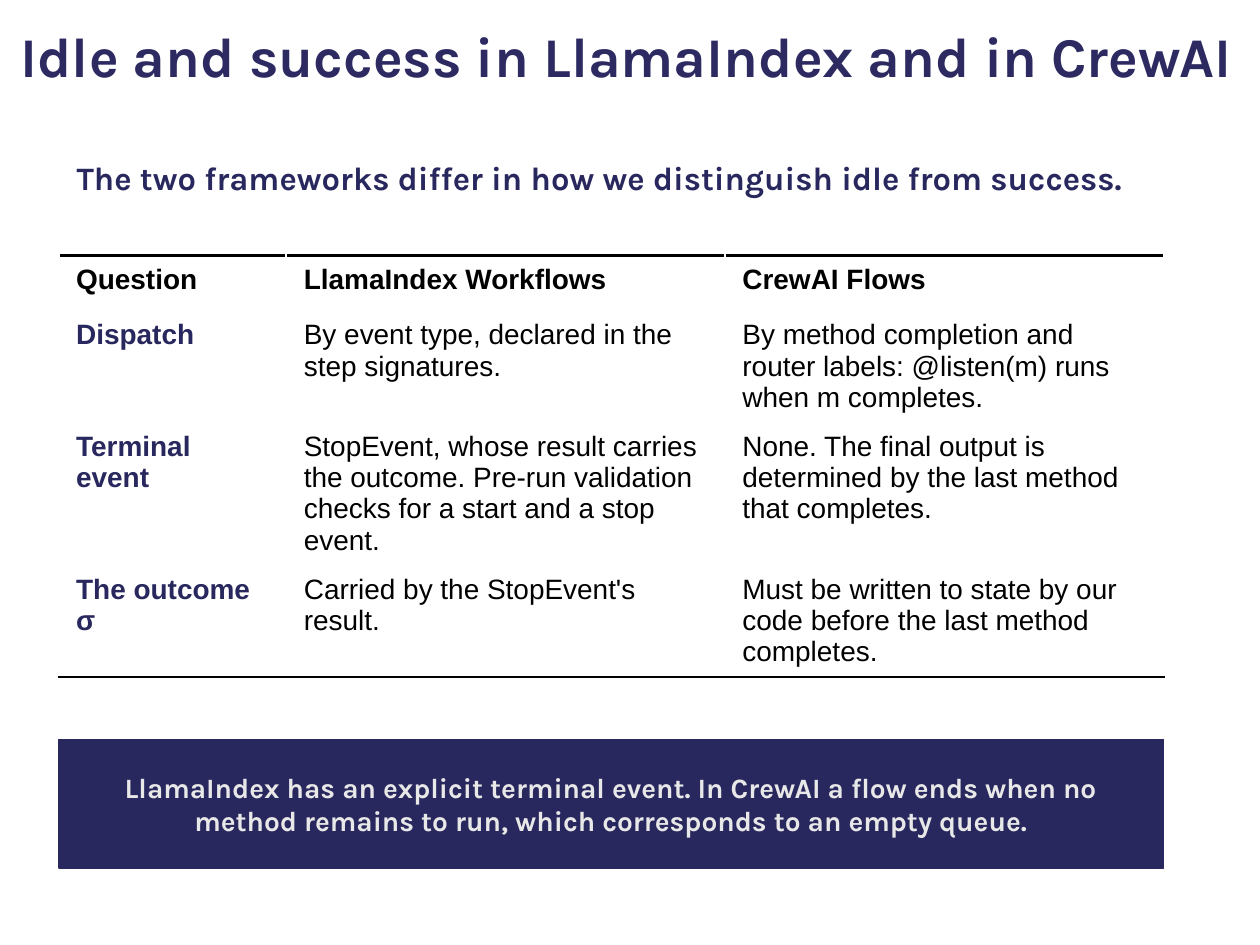
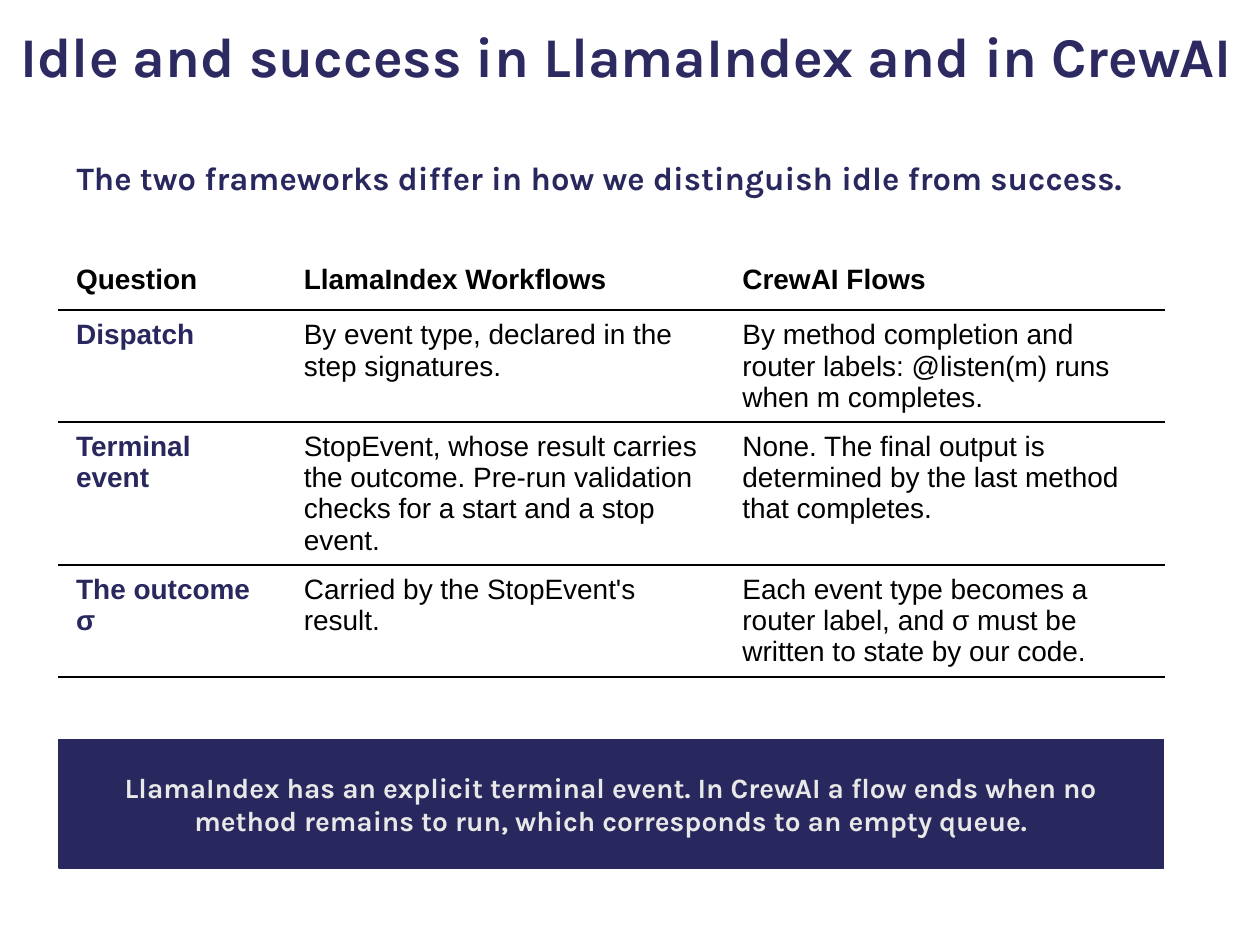
Before and after one commit to comse6998-019/lectures, a slide deck: slide 79 of lecture-3--2026-09-25/lecture3.pptx (slide 88 before the commit). Drawn at 1260x945 pixels with LibreOffice and Linux fonts; fonts in the diff are those of the drawing; background and template pictures are left out. Boxes give left, top, right and bottom in pixels: in the first picture for what was removed or moved away, otherwise in the second. Text is boxed around its words. In the diff, an @@ line names an element or a change of style, - is before the commit and + after.

```diff
--- a/lecture-3--2026-09-25/lecture3.pptx
+++ b/lecture-3--2026-09-25/lecture3.pptx
@@ table at [59, 255, 1164, 699] @@
-row 4, column 3: Must be written to state by our code before the last method completes.
+row 4, column 3: Each event type becomes a router label, and σ must be written to state by our code.
@@ borders changed @@
```
Also in this commit, not shown: 54 other slides changed, 10 slides added, 7 slides removed, 13 other files.
